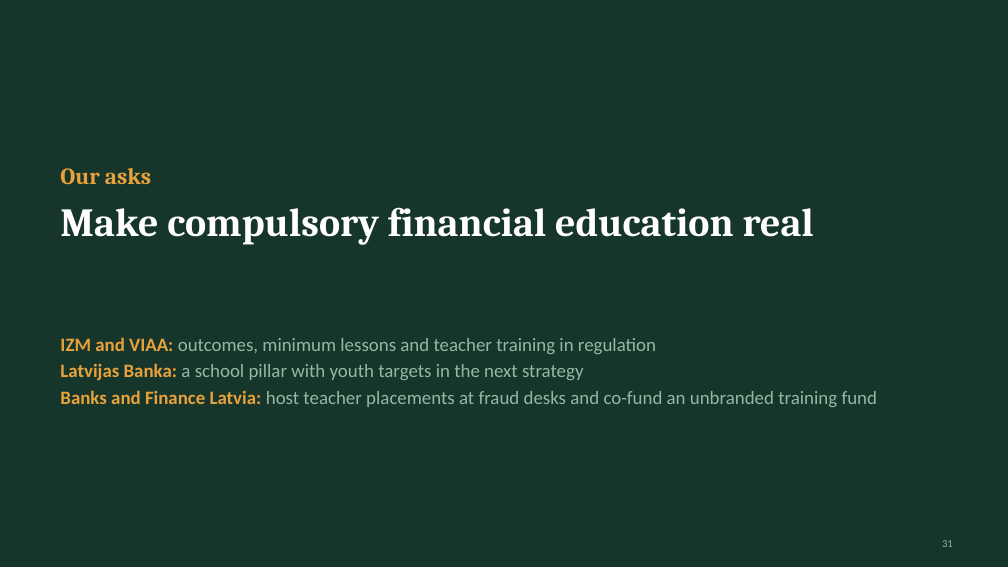
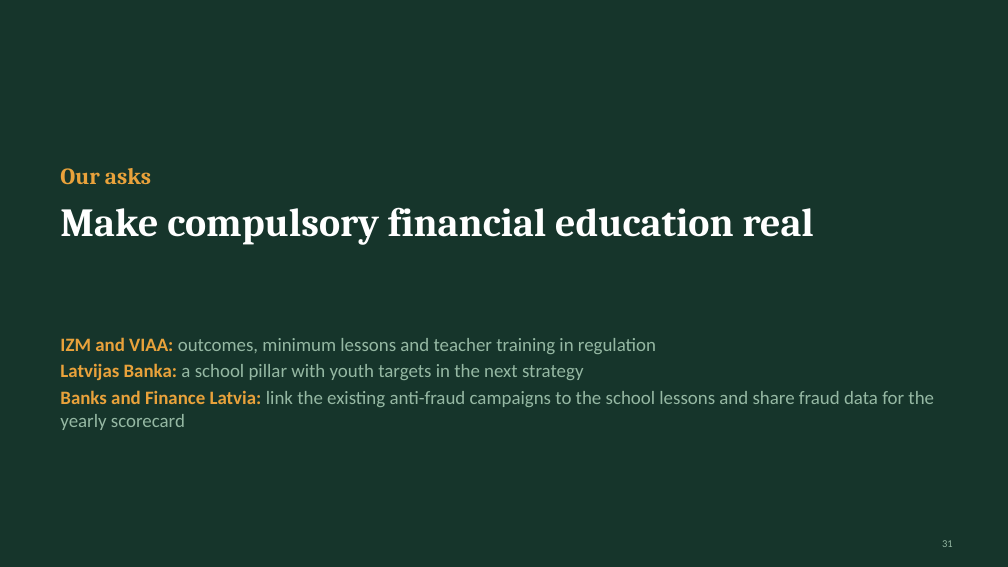
Before and after one commit to ArtisLV890/Elective-Impact-Making-for-the-Competitiveness-and-Data-Driven-Decisions-2026-2027, a slide deck: slide 31 of financial-literacy/presentation/Financial literacy in Latvia - presentation.pptx. Drawn at 1008x567 pixels with LibreOffice and Linux fonts; fonts in the diff are those of the drawing. Boxes give left, top, right and bottom in pixels: in the first picture for what was removed or moved away, otherwise in the second. Text is boxed around its words. In the diff, an @@ line names an element or a change of style, - is before the commit and + after.

```diff
--- a/financial-literacy/presentation/Financial literacy in Latvia - presentation.pptx
+++ b/financial-literacy/presentation/Financial literacy in Latvia - presentation.pptx
@@ text at box(60, 390, 934, 430): text changed @@
-Banks and Finance Latvia: host teacher placements at fraud desks and co-fund an unbranded training fund
+Banks and Finance Latvia: link the existing anti-fraud campaigns to the school lessons and share fraud data for the yearly scorecard
```
Also in this commit, not shown: 2 other slides changed, 5 other files.
